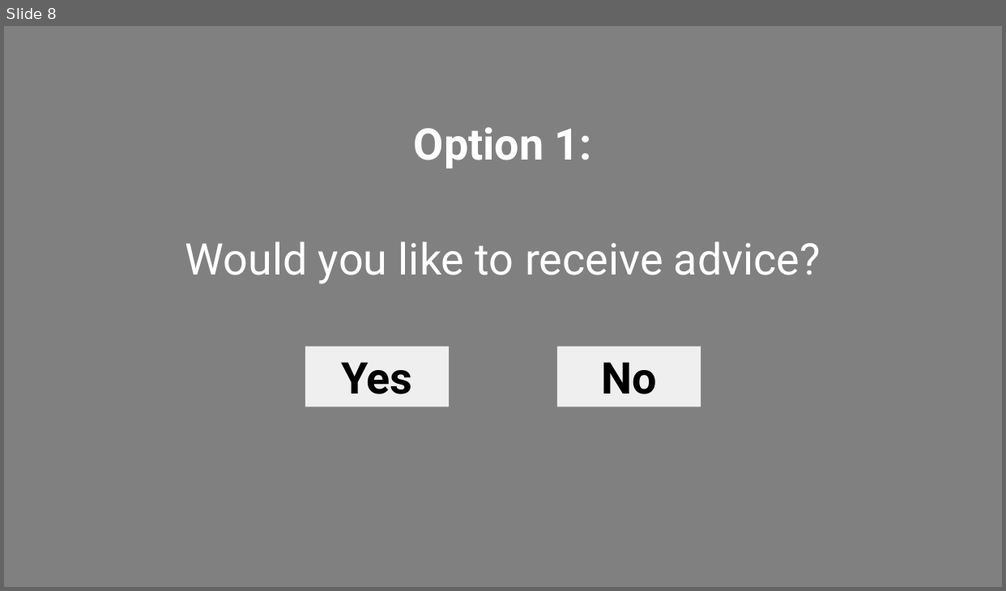
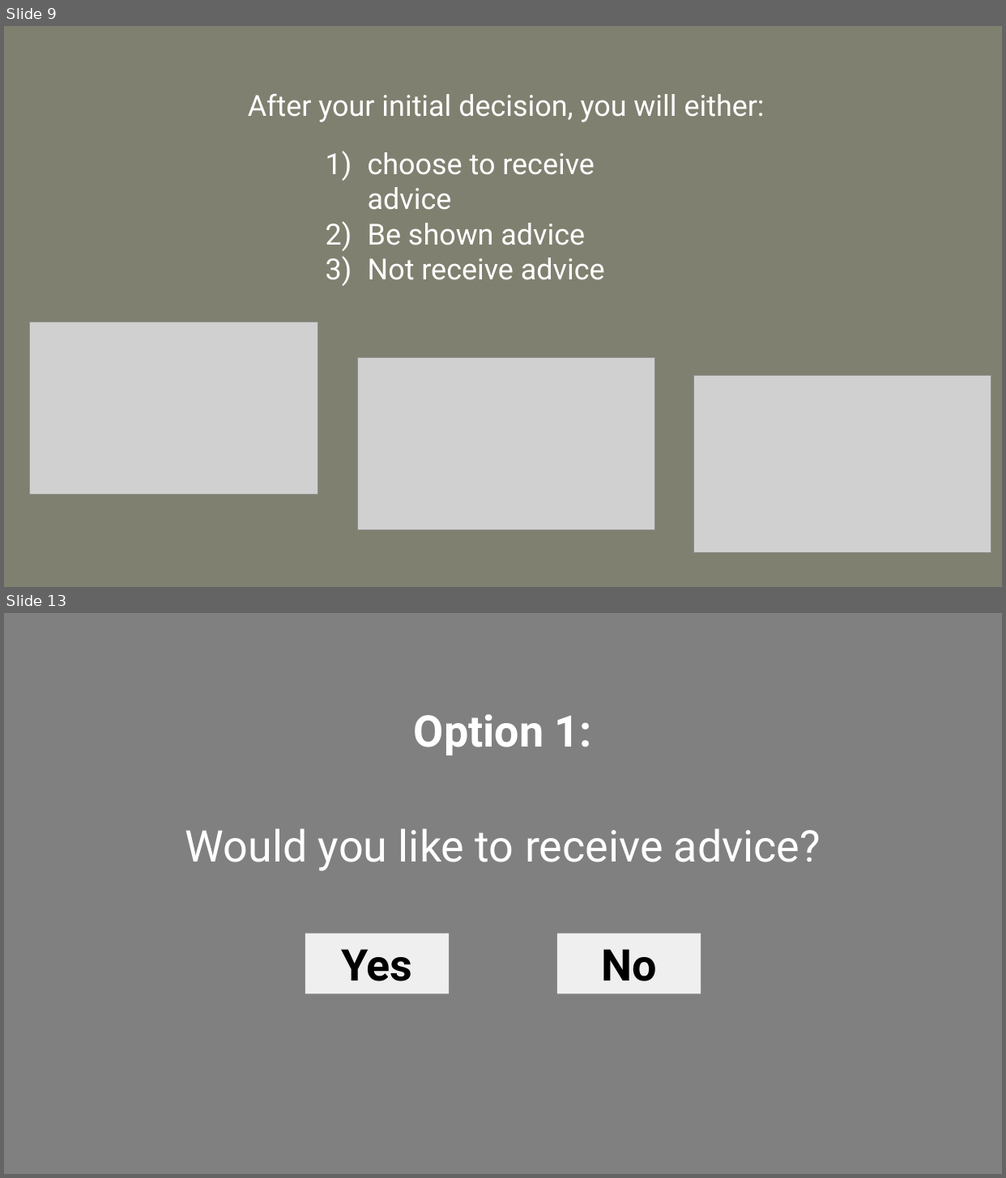
Before and after one commit to Davidson-MJ/js_ArtificialDotsAdvice, a slide deck: instruction-images/expInstructions.pptx. Shown one above the other, each under a label of ours: slide 8 before the commit, slides 9 and 13 after it; the slides between them are not shown. The pictures are 1006x591 and 1006x1178 pixels, drawn with LibreOffice and Linux fonts; fonts in the diff are those of the drawing; grey boxes stand for pictures. Boxes give left, top, right and bottom in pixels: in the first picture for what was removed or moved away, otherwise in the second. Text is boxed around its words. In the diff, an @@ line names an element or a change of style, - is before the commit and + after.

```diff
--- a/instruction-images/expInstructions.pptx
+++ b/instruction-images/expInstructions.pptx
@@ slide 9 added at (4, 26, 1002, 587), background #808070 @@
@@ text added at (248, 93, 765, 122), 28 pt, text #FFFFFF @@
+After your initial decision, you will either:
@@ text added at (368, 152, 605, 280), 28 pt, text #FFFFFF @@
+1) choose to receive advice
+2) Be shown advice
+3) Not receive advice
@@ picture added at (29, 322, 317, 495) @@
@@ picture added at (357, 357, 654, 531) @@
@@ picture added at (694, 376, 991, 553) @@
@@ what was slide 8 is now slide 13 @@
```
Also in this commit, not shown: 7 slides changed, 4 other slides added, 31 other files.
